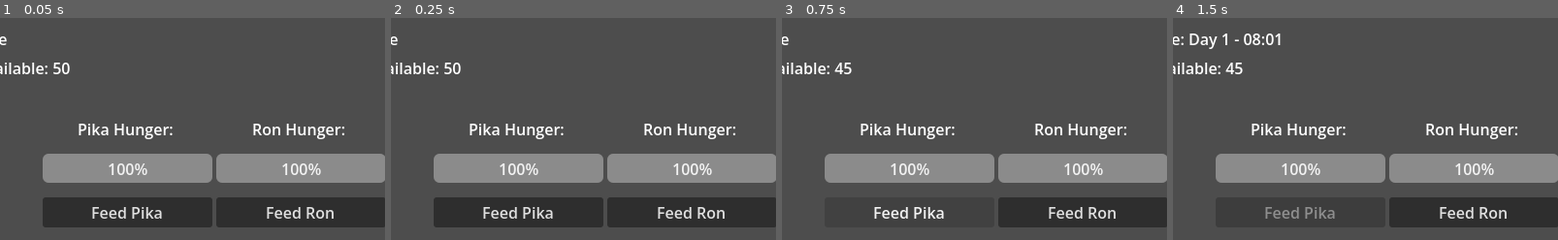
Above: before the commit, frames 1-4 (left to right).
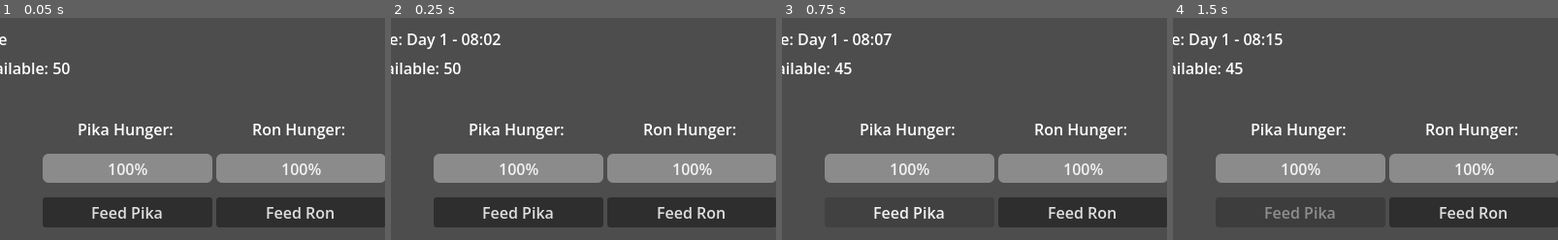
Above: after the commit, the same moments.

Repository: lukaMis/kennel-simulator
Game: Godot game, scene res://scenes/main.tscn
Two runs of this game, one before a commit and one after it. Both use one fixed random seed, a clock stepped at 60 frames per second and the inputs below.
Inputs:
- Up to frame 1 (0.05 s): no input
- Up to frame 2 (0.25 s): no input
- Up to frame 3 (0.75 s): click "Feed Pika" at 0.5 s
- Up to frame 4 (1.5 s): click "Put Pika to sleep" at 1.25 s
The pictures show only the part of the screen within x 11-61%, y 0-50%; the shares and areas given below are measured in that part.

Frame 1 is identical in both runs. In frame 2, 0.6% of the frame differs, in the area x 2-29%, y 6-14%; in frame 3, 0.5%; in frame 4, 0.2%.

Commit message:
added logic for pause and resume game

Diff:
--- a/project.godot
+++ b/project.godot
@@ -17,8 +17,8 @@
 
 [autoload]
 
+GlobalState="*uid://drq0il4l50c1d"
 TimeEngine="*uid://3j34aeiqdyq"
-GlobalState="*uid://drq0il4l50c1d"
 
 [display]
 
--- a/scenes/time_engine_scene.tscn
+++ b/scenes/time_engine_scene.tscn
@@ -4,3 +4,4 @@
 
 [node name="TimeEngineScene" type="Node" unique_id=1530070152]
 script = ExtResource("1_okkis")
+time_multiplier = 600.0
--- a/scripts/global_state.gd
+++ b/scripts/global_state.gd
@@ -1,14 +1,16 @@
 extends Node
+
+# A signal that fires whenever money changes, so any UI can update automatically!
+signal cash_changed(new_amount: int)
+# A signal that fires whenever something in game changes, so any UI can update automatically!
+signal game_info_update(new_game_info: String)
+signal run_state_changed(game_is_running: bool)
 
 var cash: int = GameConstants.STARTING_CASH
 var game_info: String = "Try to look after your dogs as best as you can!"
 # NEW: The in-memory buffer tracking all gameplay logs
 var log_history: Array[String] = []
-
-# A signal that fires whenever money changes, so any UI can update automatically!
-signal cash_changed(new_amount: int)
-# A signal that fires whenever something in game changes, so any UI can update automatically!
-signal game_info_update(new_game_info: String)
+var game_is_running: bool = true
 
 
 func _ready() -> void:
@@ -19,6 +21,11 @@
 		file.close()
 	# 2. Seed our in-memory array with the session start header
 	log_history.append("=== Simulation Session Started ===")
+
+
+# Called automatically by Godot when the game engine shuts down/closes
+func _exit_tree() -> void:
+	save_logs_to_disk()
 
 
 func try_spend_money(spend_amount: int) -> bool:
@@ -59,11 +66,6 @@
 		save_logs_to_disk()
 
 
-# Called automatically by Godot when the game engine shuts down/closes
-func _exit_tree() -> void:
-	save_logs_to_disk()
-
-
 # Helper function to dump the entire array history to disk
 func save_logs_to_disk() -> void:
 	var file = FileAccess.open(GameConstants.LOG_FILE_PATH, FileAccess.WRITE)
@@ -72,3 +74,9 @@
 			file.store_line(line)
 		file.close()
 		print("GlobalState: Logs successfully flushed to disk storage.")
+
+
+func set_game_running(running: bool) -> void:
+	if game_is_running != running:
+		game_is_running = running
+		run_state_changed.emit(game_is_running) # Passing the payload!
--- a/scripts/time_engine.gd
+++ b/scripts/time_engine.gd
@@ -6,18 +6,26 @@
 signal day_passed(current_day: int)
 signal time_formatted_updated(time_string: String) # Great for updating a UI clock instantly
 
+# --- SIMULATION PACING ---
+# If multiplier is 60.0, then 1 real-world second = 1 in-game minute
+@export var time_multiplier: float = 60.0
+
 # --- TIME VARIABLES ---
 var minute: int = 0
 var hour: int = 8 # Let's start the workday at 8:00 AM
 var day: int = 1
+var _internal_timer: float = 0.0
+var _time_is_ticking: bool = true
 
-# --- SIMULATION PACING ---
-# If multiplier is 60.0, then 1 real-world second = 1 in-game minute
-@export var time_multiplier: float = 60.0
-var _internal_timer: float = 0.0
+
+func _ready() -> void:
+	_time_is_ticking = GlobalState.game_is_running
+	GlobalState.run_state_changed.connect(_on_game_running_state)
 
 
 func _process(delta: float) -> void:
+	if not _time_is_ticking:
+		return
 	# Delta is the fraction of a second since the last frame.
 	# We multiply it by our simulation speed and add it to our accumulator.
 	_internal_timer += delta * time_multiplier
@@ -61,3 +69,7 @@
 	var time_string = "Day %d - %02d:%02d" % [day, hour, minute]
 	time_formatted_updated.emit(time_string)
 	#GlobalState.game_info_change("Current game time:" + " " + time_string)
+
+
+func _on_game_running_state(game_is_running: bool) -> void:
+	_time_is_ticking = game_is_running
